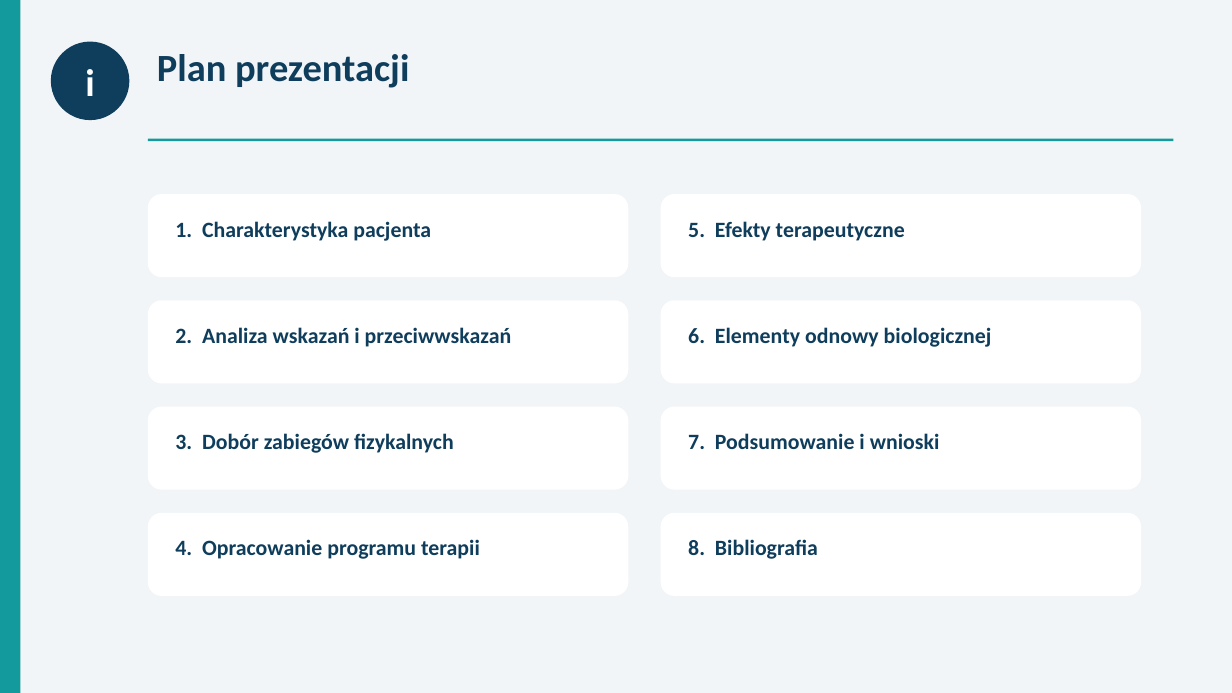
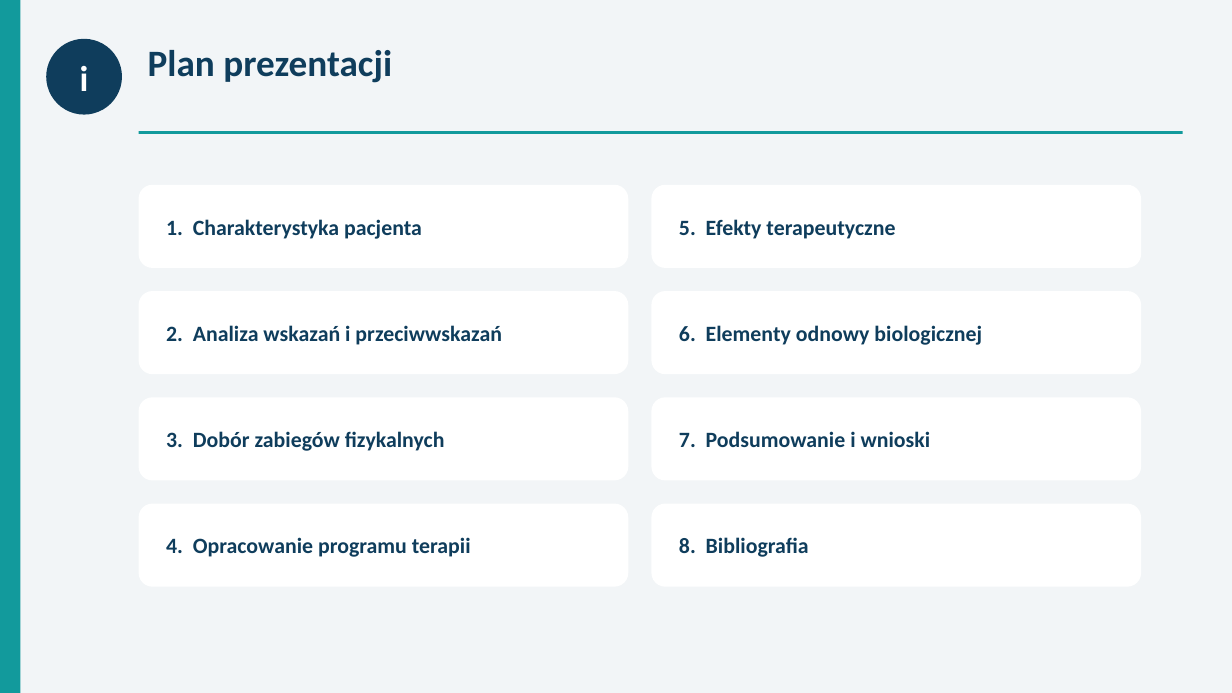
Before and after one commit to ernestkurdziel-max/eqwdfqae, a slide deck: slide 2 of Zespol_ciesni_nadgarstka_prezentacja.pptx. Drawn at 1232x693 pixels with LibreOffice and Linux fonts; fonts in the diff are those of the drawing. Boxes give left, top, right and bottom in pixels: in the first picture for what was removed or moved away, otherwise in the second. Text is boxed around its words. In the diff, an @@ line names an element or a change of style, - is before the commit and + after.

```diff
--- a/Zespol_ciesni_nadgarstka_prezentacja.pptx
+++ b/Zespol_ciesni_nadgarstka_prezentacja.pptx
@@ ellipse "i": place and size @@
-ellipse "i" at bbox=[51, 42, 129, 120]
+ellipse "i" at bbox=[46, 39, 122, 115]
@@ ellipse "i" at bbox=[46, 39, 122, 115]: size 30 to 28 pt @@
@@ text "Plan prezentacji": place and size @@
-text "Plan prezentacji" at bbox=[157, 54, 409, 88]
+text "Plan prezentacji" at bbox=[148, 50, 392, 83]
@@ text "Plan prezentacji" at bbox=[148, 50, 392, 83]: size 30 to 29 pt @@
@@ rectangle: place and size @@
-rectangle at bbox=[148, 139, 1174, 141]
+rectangle at bbox=[139, 131, 1183, 134]
@@ rounded rectangle: place and size @@
-rounded rectangle at bbox=[148, 194, 628, 277]
+rounded rectangle at bbox=[139, 185, 628, 268]
@@ text "1. Charakterystyka pacjenta": place and size @@
-text "1. Charakterystyka pacjenta" at bbox=[175, 221, 431, 241]
+text "1. Charakterystyka pacjenta" at bbox=[166, 219, 422, 239]
@@ rounded rectangle: place and size @@
-rounded rectangle at bbox=[661, 194, 1141, 277]
+rounded rectangle at bbox=[652, 185, 1141, 268]
@@ text "5. Efekty terapeutyczne": place and size @@
-text "5. Efekty terapeutyczne" at bbox=[688, 221, 905, 241]
+text "5. Efekty terapeutyczne" at bbox=[679, 219, 895, 239]
@@ rounded rectangle: place and size @@
-rounded rectangle at bbox=[148, 300, 628, 384]
+rounded rectangle at bbox=[139, 291, 628, 374]
@@ text "2. Analiza wskazań i przeciwwskazań": place and size @@
-text "2. Analiza wskazań i przeciwwskazań" at bbox=[175, 327, 511, 347]
+text "2. Analiza wskazań i przeciwwskazań" at bbox=[166, 325, 501, 345]
@@ rounded rectangle: place and size @@
-rounded rectangle at bbox=[661, 300, 1141, 384]
+rounded rectangle at bbox=[652, 291, 1141, 374]
@@ text "6. Elementy odnowy biologicznej": place and size @@
-text "6. Elementy odnowy biologicznej" at bbox=[688, 327, 992, 347]
+text "6. Elementy odnowy biologicznej" at bbox=[679, 325, 982, 345]
@@ rounded rectangle: place and size @@
-rounded rectangle at bbox=[148, 407, 628, 490]
+rounded rectangle at bbox=[139, 397, 628, 481]
@@ text "3. Dobór zabiegów fizykalnych": place and size @@
-text "3. Dobór zabiegów fizykalnych" at bbox=[175, 433, 454, 453]
+text "3. Dobór zabiegów fizykalnych" at bbox=[166, 431, 445, 451]
@@ rounded rectangle: place and size @@
-rounded rectangle at bbox=[661, 407, 1141, 490]
+rounded rectangle at bbox=[652, 397, 1141, 481]
@@ text "7. Podsumowanie i wnioski": place and size @@
-text "7. Podsumowanie i wnioski" at bbox=[688, 433, 940, 449]
+text "7. Podsumowanie i wnioski" at bbox=[679, 431, 931, 447]
@@ rounded rectangle: place and size @@
-rounded rectangle at bbox=[148, 513, 628, 596]
+rounded rectangle at bbox=[139, 504, 628, 587]
@@ text "4. Opracowanie programu terapii": place and size @@
-text "4. Opracowanie programu terapii" at bbox=[175, 539, 480, 559]
+text "4. Opracowanie programu terapii" at bbox=[166, 537, 471, 557]
@@ rounded rectangle: place and size @@
-rounded rectangle at bbox=[661, 513, 1141, 596]
+rounded rectangle at bbox=[652, 504, 1141, 587]
@@ vertical alignment top to middle in 8 elements at bbox=[166, 219, 422, 239], bbox=[166, 325, 501, 345], bbox=[166, 431, 445, 451], bbox=[166, 537, 471, 557], bbox=[679, 219, 895, 239], bbox=[679, 325, 982, 345], bbox=[679, 431, 931, 447], bbox=[679, 537, 809, 557] @@
@@ text "8. Bibliografia": place and size @@
-text "8. Bibliografia" at bbox=[688, 539, 818, 559]
+text "8. Bibliografia" at bbox=[679, 537, 809, 557]
```
Also in this commit, not shown: 11 other slides changed, 3 slides added, 1 slide removed, 11 other files.
